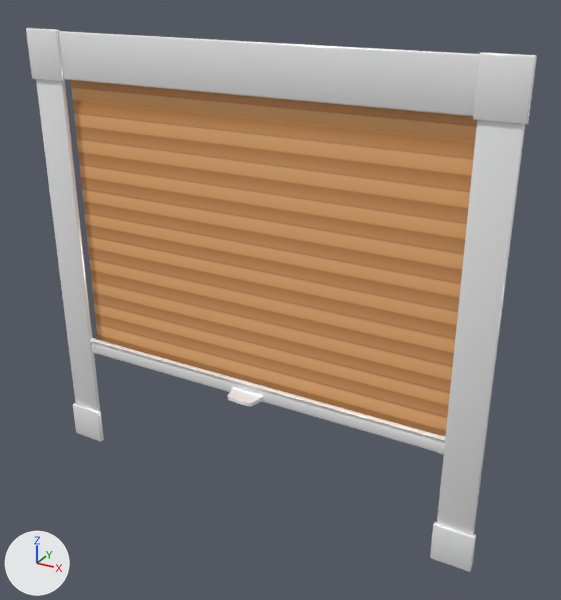
A saved change to the Blender file models/products/DF Comfort 10.blend.
Rendered twice from a camera (50 mm lens) standing at (0.966, -1.597, 0.787) and looking at (0.079, 0.016, -0.02). Every picture has the same lights, and +X, +Y and +Z are marked at lower left.

The scene before the commit, as lines of its bpy script (objects in view):
```python
ob_beziercurve_005 = bpy.data.objects.new('BezierCurve.005', cu_beziercurve_025)
ob_beziercurve_005.location = (0.0, 0.0, -0.314)
ob_beziercurve_005.rotation_euler = (1.571, 0.0, -1.571)  # degrees (90, 0, -90)
ob_beziercurve_005.scale = (0.0292, 0.0292, 0.0341)
ob_beziercurve_007 = bpy.data.objects.new('BezierCurve.007', me_beziercurve_005)
ob_beziercurve_007.location = (0.546, 0.0, -0.315)
ob_beziercurve_007.rotation_euler = (1.571, 0.0, -1.571)  # degrees (90, 0, -90)
ob_beziercurve_007.scale = (0.0249, 0.0255, 0.0341)
ob_cube = bpy.data.objects.new('Cube', me_cube_002)
ob_cube.location = (0.0, 0.029, 0.557)
ob_cube.scale = (1.05, 1.0, 1.0)
ob_cube_001 = bpy.data.objects.new('Cube.001', me_cube_003)
ob_cube_001.location = (0.599, 0.033, 0.556)
ob_cube_002 = bpy.data.objects.new('Cube.002', me_cube_003)
ob_cube_002.location = (-0.598, 0.033, 0.556)
ob_cube_003 = bpy.data.objects.new('Cube.003', me_cube_005)
ob_cube_003.location = (0.599, 0.033, -0.572)
ob_cube_004 = bpy.data.objects.new('Cube.004', me_cube_001)
ob_cube_004.location = (-0.598, 0.033, -0.572)
ob_cube_005 = bpy.data.objects.new('Cube.005', me_cube_006)
ob_cube_005.location = (0.599, 0.029, -0.014)
ob_cube_005.rotation_euler = (0.0, 1.571, 0.0)  # degrees (0, 90, 0)
ob_cube_005.scale = (1.0, 1.0, 1.0)
ob_plane = bpy.data.objects.new('Plane', me_plane)
ob_plane.location = (0.0, 0.0, 0.245)
ob_plane.rotation_euler = (1.571, 0.0, 0.0)  # degrees (90, 0, 0)
# also in view: 'Cube.006' at (-0.598, -0.024, -0.014)
```
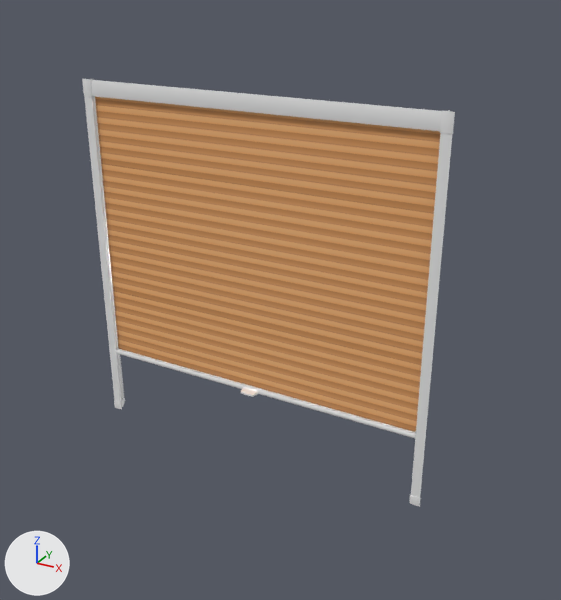
Where the newer file only moved an object's origin or applied its transform, the numbers keep the older frame.

What changed in the scene script:
```text
Change me_beziercurve_005:
    used by ob_beziercurve_004; location = (-0.546, 0.0, -0.315); rotation_euler = (1.571, 0.0, -1.571), in degrees (90, 0, -90); scale = (0.0249, 0.0255, 0.0341)
    remove me_beziercurve_005.from_pydata(...)  # 398 vertices, 201 faces; spans x -1.41..1.26, y 0.0..1.93, z -0.2..0.2
    add me_beziercurve_005.from_pydata(...)  # 480 vertices, 242 faces; spans x -0.01..0.01, y -0.01..0.01, z 0.0
    me_beziercurve_005 part 3: 398 vertices removed from x -1.41..1.26, y 0.0..1.93, z -0.2..0.2; 480 vertices added at x -0.01..0.01, y -0.01..0.01, z 0.0
Change me_cube_013:
    where me_cube_013.from_pydata(...)  # 370 vertices, 368 faces; spans x -0.75..0.71, y -1.27..1.27, z -0.27..0.27
    used by ob_halterung; location = (0.0, -0.05, -0.3); rotation_euler = (0.0, 0.0, -1.571), in degrees (0, 0, -90); scale = (0.034, 0.0392, 0.034)
    me_cube_013 part 2: the whole mesh is scaled about its middle by 0.529, then moved by (-0.87, 0.0, 0.07)
Change me_plane:
    where me_plane.from_pydata(...)  # 4 vertices, 1 face; spans x -0.549..0.549, y -0.542..0.297, z 0.0
    used by ob_plane; location = (0.0, 0.0, 0.245); rotation_euler = (1.571, 0.0, 0.0), in degrees (90, 0, 0)
    me_plane part 1
    me_plane.vertices[0].co: (-0.549, -0.542, 0.0) -> (-0.472, -0.542, 0.0)
    me_plane.vertices[1].co: (0.549, -0.542, 0.0) -> (0.472, -0.542, 0.0)
    me_plane.vertices[2].co: (-0.549, 0.297, 0.0) -> (-0.472, 0.211, 0.0)
    me_plane.vertices[3].co: (0.549, 0.297, 0.0) -> (0.472, 0.211, 0.0)
Change ob_beziercurve_004:
    ob_beziercurve_004.scale: (0.0249, 0.0255, 0.0341) -> (1.0, 1.0, 1.0)
    ob_beziercurve_004.location: (-0.546, 0.0, -0.315) -> (0.471, 0.003, -0.295)
    ob_beziercurve_004.rotation_euler: (1.571, 0.0, -1.571) -> (-1.571, -3.142, 1.571)  # degrees (90, 0, -90) -> degrees (-90, -180, 90)
Remove ob_beziercurve_005:
    ob_beziercurve_005 = bpy.data.objects.new('BezierCurve.005', cu_beziercurve_025)
Remove ob_beziercurve_007:
    ob_beziercurve_007 = bpy.data.objects.new('BezierCurve.007', me_beziercurve_005)
Remove ob_cube:
    ob_cube = bpy.data.objects.new('Cube', me_cube_002)
Remove ob_cube_001:
    ob_cube_001 = bpy.data.objects.new('Cube.001', me_cube_003)
Remove ob_cube_002:
    ob_cube_002 = bpy.data.objects.new('Cube.002', me_cube_003)
Remove ob_cube_003:
    ob_cube_003 = bpy.data.objects.new('Cube.003', me_cube_005)
Remove ob_cube_004:
    ob_cube_004 = bpy.data.objects.new('Cube.004', me_cube_001)
Remove ob_cube_005:
    ob_cube_005 = bpy.data.objects.new('Cube.005', me_cube_006)
Remove ob_cube_006:
    ob_cube_006 = bpy.data.objects.new('Cube.006', me_cube)
Change ob_plane:
    ob_plane.location: (0.0, 0.0, 0.245) -> (0.0, 0.003, 0.251)
Add ob_plane_003:
    ob_plane_003 = bpy.data.objects.new('Plane.003', me_plane_005)  # 94 vertices, 69 faces; spans x -0.0142..0.0142, y -0.0132..0.0132, z -0.0282..0.0008; in mat_schiene_002 (white #ffffff); modifiers SOLIDIFY, EDGE_SPLIT
    ob_plane_003.location = (-0.486, -0.009, -0.487)
    ob_plane_003.rotation_euler = (1.571, 0.0, 0.0)  # degrees (90, 0, 0)
Add ob_plane_001:
    ob_plane_001 = bpy.data.objects.new('Plane.001', me_plane_004)  # 38 vertices, 18 faces; spans x -0.285..0.644, y -0.013..0.013, z -0.026..0.0; in mat_schiene_002 (white #ffffff); modifiers SOLIDIFY, EDGE_SPLIT
    ob_plane_001.location = (-0.486, -0.008, 0.17)
    ob_plane_001.rotation_euler = (1.571, 1.571, 0.0)  # degrees (90, 90, 0)
Add ob_plane_002:
    ob_plane_002 = bpy.data.objects.new('Plane.002', me_plane_003)  # 38 vertices, 18 faces; spans x -0.305..0.624, y -0.013..0.013, z -0.026..0.0; in mat_schiene_002 (white #ffffff); modifiers SOLIDIFY, EDGE_SPLIT
    ob_plane_002.location = (0.486, -0.008, -0.169)
    ob_plane_002.rotation_euler = (1.571, 4.712, 0.0)  # degrees (90, 270, 0)
Add ob_plane_005:
    ob_plane_005 = bpy.data.objects.new('Plane.005', me_plane_005.copy())  # modifiers SOLIDIFY, EDGE_SPLIT
    ob_plane_005.location = (0.486, -0.009, -0.487)
    ob_plane_005.rotation_euler = (1.571, 0.0, 0.0)  # degrees (90, 0, 0)
    ob_plane_005.scale = (-1.0, 1.0, 1.0)
Add ob_plane_006:
    ob_plane_006 = bpy.data.objects.new('Plane.006', me_plane_008)  # 94 vertices, 69 faces; spans x -0.0142..0.0142, y -0.0132..0.0132, z -0.0282..0.0008; in mat_schiene_002 (white #ffffff); modifiers SOLIDIFY, EDGE_SPLIT
    ob_plane_006.location = (-0.486, -0.009, 0.477)
    ob_plane_006.rotation_euler = (1.571, 0.0, 0.0)  # degrees (90, 0, 0)
    ob_plane_006.scale = (1.0, -1.74, 1.09)
Add ob_plane_007:
    ob_plane_007 = bpy.data.objects.new('Plane.007', me_plane_008.copy())  # modifiers SOLIDIFY, EDGE_SPLIT
    ob_plane_007.location = (0.486, -0.009, 0.477)
    ob_plane_007.rotation_euler = (1.571, 0.0, 0.0)  # degrees (90, 0, 0)
    ob_plane_007.scale = (-1.0, -1.74, 1.09)
Add ob_plane_008:
    ob_plane_008 = bpy.data.objects.new('Plane.008', me_plane_010)  # 14 vertices, 6 faces; spans x -0.478..0.478, y -0.021..0.021, z 0.0..0.002; in mat_schiene_002 (white #ffffff); modifiers SOLIDIFY, EDGE_SPLIT
    ob_plane_008.location = (0.0, -0.006, 0.477)
    ob_plane_008.rotation_euler = (1.571, 0.0, 0.0)  # degrees (90, 0, 0)
Add ob_cube_007:
    ob_cube_007 = bpy.data.objects.new('Cube.007', me_cube_001_1)  # 120 vertices, 118 faces; spans x -0.011..0.011, y -0.47..0.47, z -0.009..0.008; in mat_schiene (white #ffffff); modifiers EDGE_SPLIT
    ob_cube_007.location = (0.0, 0.003, -0.295)
    ob_cube_007.rotation_euler = (-3.142, -3.142, 1.571)  # degrees (-180, -180, 90)
```

Changed parts and their boxes [x1, y1, x2, y2] in the pictures (561 x 600 px; the box of a moved part takes in the faces that stretch with it):
'Plane', reshaped, moved (15% narrower)
    before: [71, 80, 477, 436]
    after: [95, 96, 440, 432]
'Cube', deleted
    before: [58, 31, 479, 116]
'Cube.005', deleted
    before: [437, 120, 525, 535]
'Cube.006', deleted
    before: [36, 79, 100, 411]
'Plane.008', added
    after: [91, 80, 441, 131]
'BezierCurve.005', deleted
    before: [93, 339, 441, 453]
'Plane.002', added
    after: [411, 133, 452, 498]
'Cube.001', deleted
    before: [473, 52, 537, 125]
'Plane.001', added
    after: [85, 96, 124, 402]
'Cube.007', added
    after: [117, 348, 415, 438]
'Cube.002', deleted
    before: [26, 28, 65, 82]
'Cube.003', deleted
    before: [430, 522, 476, 572]
'Cube.004', deleted
    before: [73, 403, 104, 442]
'Halterung', mesh rescaled
    before: [228, 387, 264, 406]
    after: [241, 386, 259, 397]
'Plane.007', added
    after: [440, 110, 455, 134]
'Plane.006', added
    after: [82, 78, 93, 97]
'BezierCurve.007', deleted
    before: [438, 435, 445, 455]
'Plane.005', added
    after: [409, 495, 421, 506]
'Plane.003', added
    after: [114, 398, 125, 410]
'BezierCurve.004', reshaped, moved, turned, rescaled (not visible afterwards)
    before: [90, 338, 96, 354]
part 3 of me_beziercurve_005, moved or reshaped (not visible afterwards)
    before: [90, 338, 445, 455]
